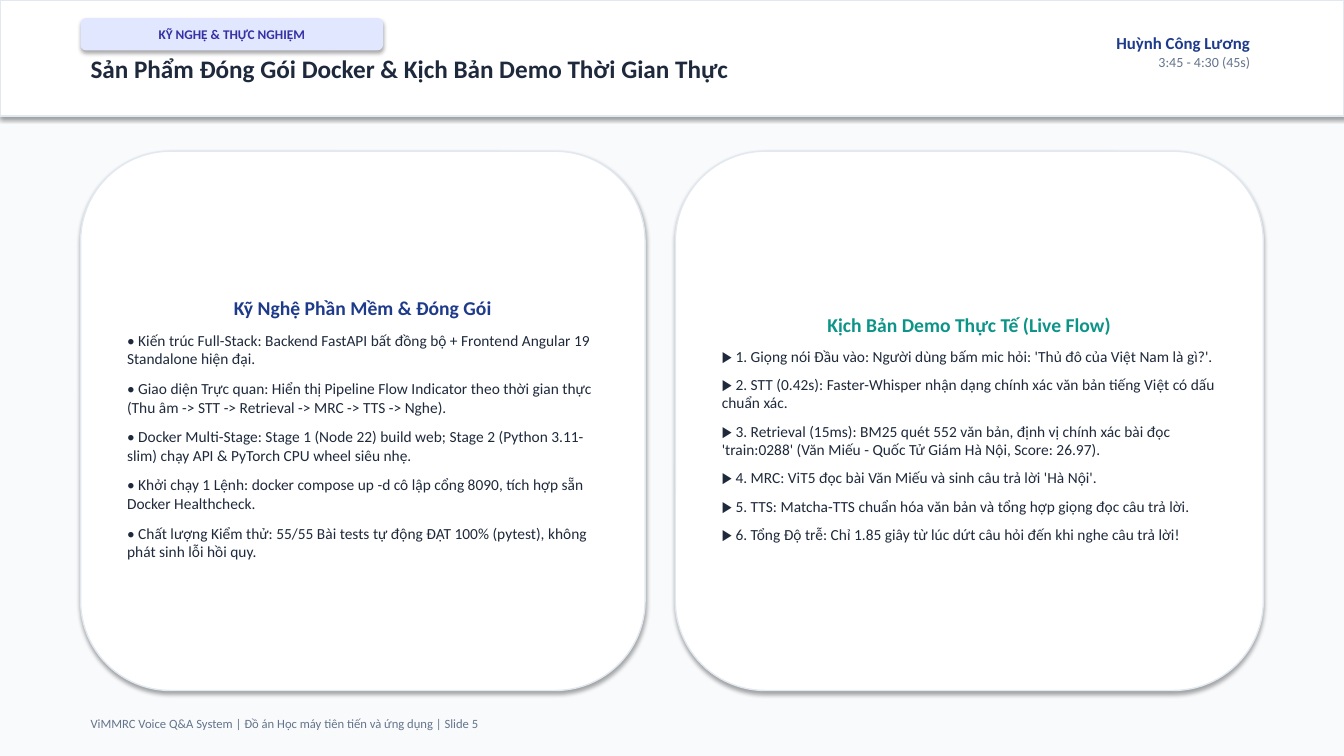
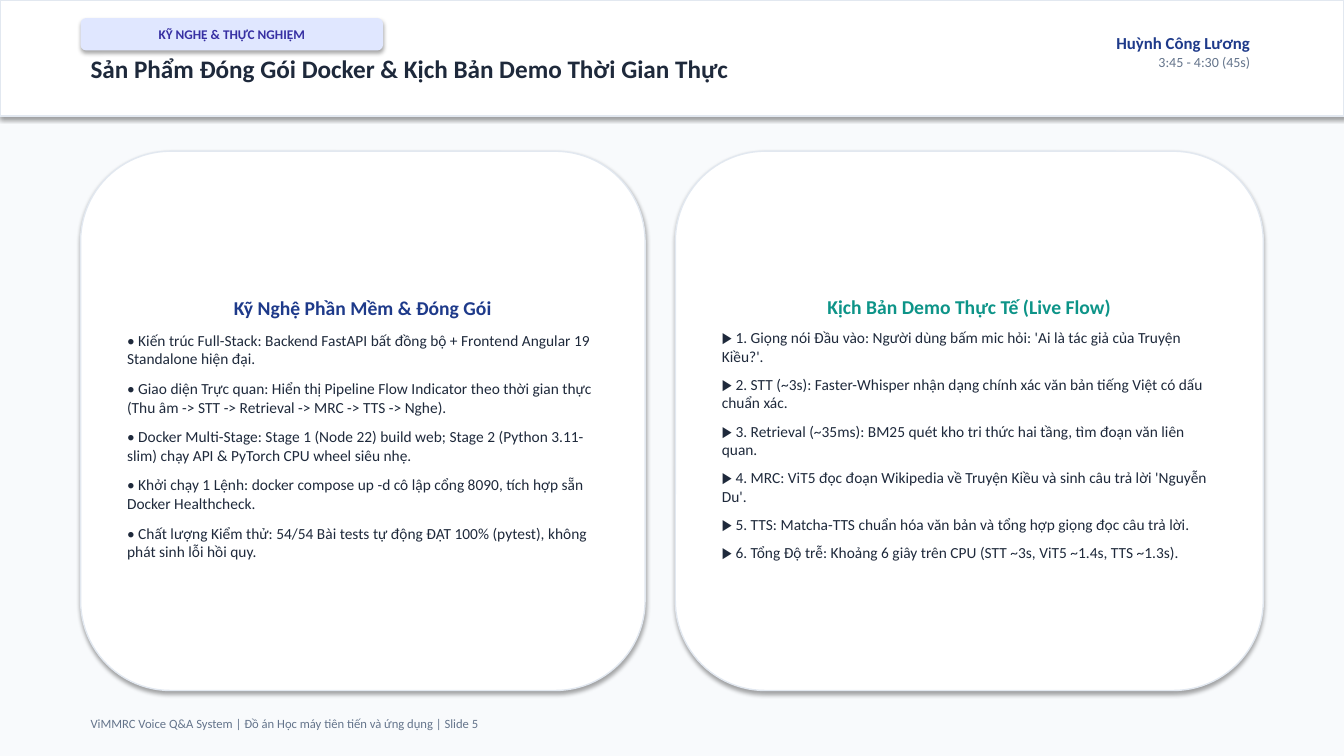
Before and after one commit to ngohuy04022000/vimmrc-qa-voice, a slide deck: slide 5 of docs/ViMMRC_Presentation_5min.pptx. Drawn at 1344x756 pixels with LibreOffice and Linux fonts; fonts in the diff are those of the drawing. Boxes give left, top, right and bottom in pixels: in the first picture for what was removed or moved away, otherwise in the second. Text is boxed around its words. In the diff, an @@ line names an element or a change of style, - is before the commit and + after.

```diff
--- a/docs/ViMMRC_Presentation_5min.pptx
+++ b/docs/ViMMRC_Presentation_5min.pptx
@@ text in rounded rectangle at <box>722,331,1206,502</box>: text changed @@
-▶ 1. Giọng nói Đầu vào: Người dùng bấm mic hỏi: 'Thủ đô của Việt Nam là gì?'.
-▶ 2. STT (0.42s): Faster-Whisper nhận dạng chính xác văn bản tiếng Việt có dấu chuẩn xác.
-▶ 3. Retrieval (15ms): BM25 quét 552 văn bản, định vị chính xác bài đọc 'train:0288' (Văn Miếu - Quốc Tử Giám Hà Nội, Score: 26.97).
-▶ 4. MRC: ViT5 đọc bài Văn Miếu và sinh câu trả lời 'Hà Nội'.
+▶ 1. Giọng nói Đầu vào: Người dùng bấm mic hỏi: 'Ai là tác giả của Truyện Kiều?'.
+▶ 2. STT (~3s): Faster-Whisper nhận dạng chính xác văn bản tiếng Việt có dấu chuẩn xác.
+▶ 3. Retrieval (~35ms): BM25 quét kho tri thức hai tầng, tìm đoạn văn liên quan.
+▶ 4. MRC: ViT5 đọc đoạn Wikipedia về Truyện Kiều và sinh câu trả lời 'Nguyễn Du'.
@@ text in rounded rectangle at <box>127,527,587,560</box>: text changed @@
-• Chất lượng Kiểm thử: 55/55 Bài tests tự động ĐẠT 100% (pytest), không phát sinh lỗi hồi quy.
+• Chất lượng Kiểm thử: 54/54 Bài tests tự động ĐẠT 100% (pytest), không phát sinh lỗi hồi quy.
@@ text in rounded rectangle at <box>736,545,1179,561</box>: text changed @@
-▶ 6. Tổng Độ trễ: Chỉ 1.85 giây từ lúc dứt câu hỏi đến khi nghe câu trả lời!
+▶ 6. Tổng Độ trễ: Khoảng 6 giây trên CPU (STT ~3s, ViT5 ~1.4s, TTS ~1.3s).
```
Also in this commit, not shown: 3 other slides changed, 14 other files.
